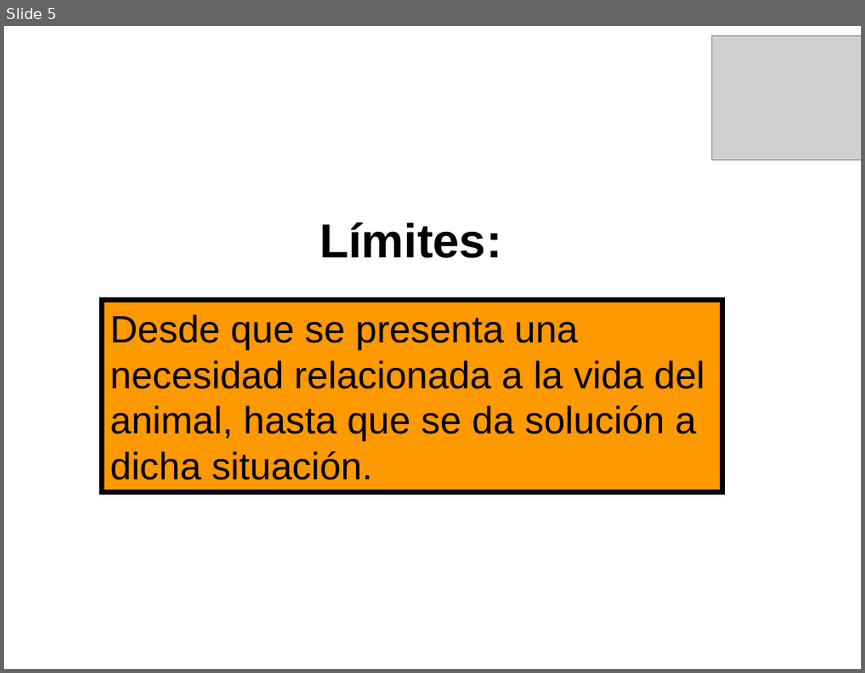
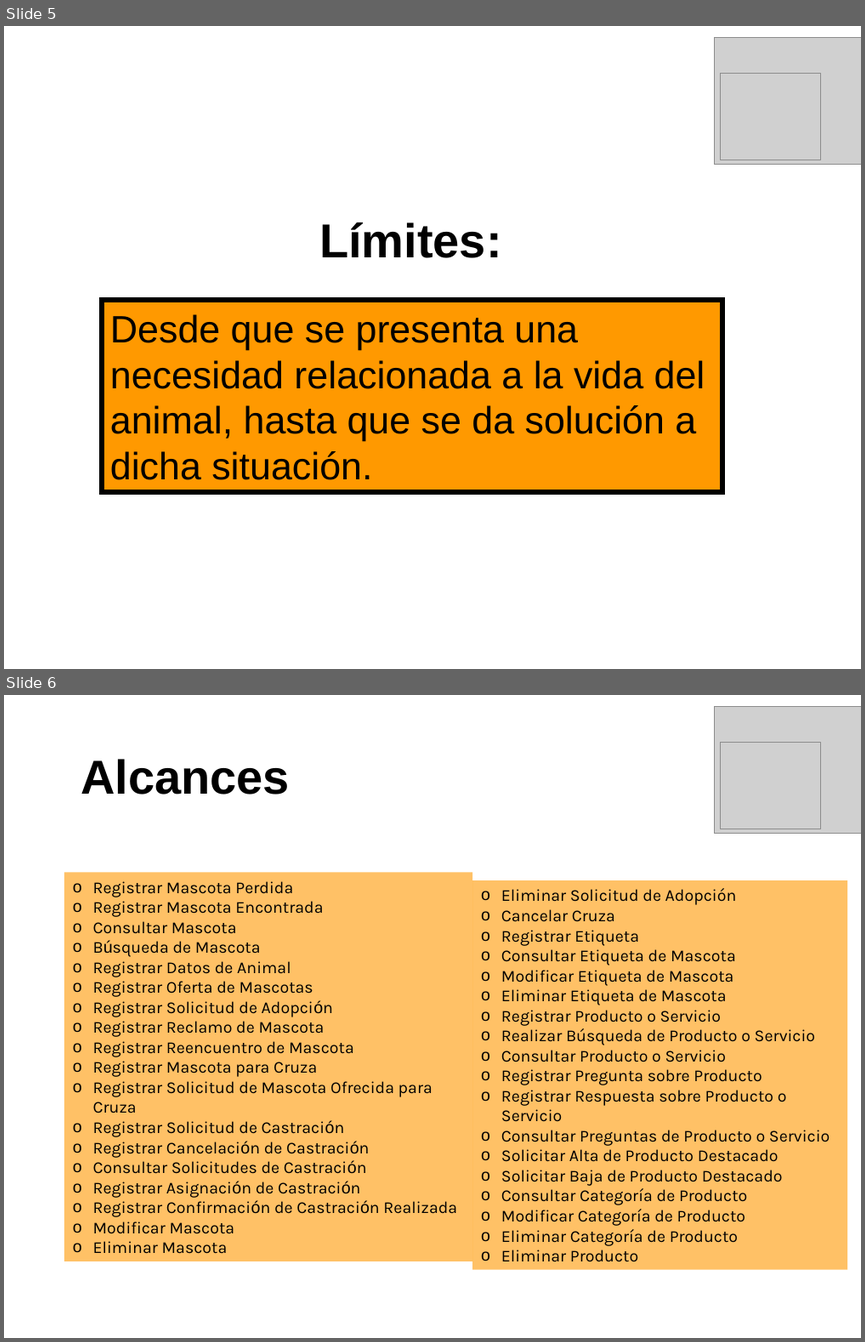
Before and after one commit to mauricioprado00/salud-mascotas, a slide deck: Producto/04-It_I/Presentación Primera Iteración.pps. Shown one above the other, each under a label of ours: slide 5 before the commit, slides 5 and 6 after it. The pictures are 865x673 and 865x1342 pixels, drawn with LibreOffice and Linux fonts; fonts in the diff are those of the drawing; grey boxes stand for pictures; background and template pictures are left out. Boxes give left, top, right and bottom in pixels: in the first picture for what was removed or moved away, otherwise in the second. Text is boxed around its words. In the diff, an @@ line names an element or a change of style, - is before the commit and + after.

```diff
--- a/Producto/04-It_I/Presentación Primera Iteración.pps
+++ b/Producto/04-It_I/Presentación Primera Iteración.pps
@@ slide 6 added at (4, 695, 861, 1338), background picture (left out) @@
@@ picture added at (715, 706, 861, 833) @@
@@ picture added at (721, 742, 821, 828) @@
@@ text added at (80, 759, 290, 794), 40 pt, text #000000, bold @@
+Alcances
@@ rectangle added at (64, 873, 472, 1261), fill #FF9900 at 60% opacity, 14 pt, text #000000 @@
+o Registrar Mascota Perdida
+o Registrar Mascota Encontrada
+o Consultar Mascota
+o Búsqueda de Mascota
+o Registrar Datos de Animal
+o Registrar Oferta de Mascotas
+o Registrar Solicitud de Adopción
+o Registrar Reclamo de Mascota
+o Registrar Reencuentro de Mascota
+o Registrar Mascota para Cruza
+o Registrar Solicitud de Mascota Ofrecida para Cruza
+o Registrar Solicitud de Castración
+o Registrar Cancelación de Castración
+o Consultar Solicitudes de Castración
+o Registrar Asignación de Castración
+o Registrar Confirmación de Castración Realizada
+o Modificar Mascota
+o Eliminar Mascota
@@ rectangle added at (472, 880, 847, 1269), fill #FF9900 at 60% opacity, 14 pt, text #000000 @@
+o Eliminar Solicitud de Adopción
+o Cancelar Cruza
+o Registrar Etiqueta
+o Consultar Etiqueta de Mascota
+o Modificar Etiqueta de Mascota
+o Eliminar Etiqueta de Mascota
+o Registrar Producto o Servicio
+o Realizar Búsqueda de Producto o Servicio
+o Consultar Producto o Servicio
+o Registrar Pregunta sobre Producto
+o Registrar Respuesta sobre Producto o Servicio
+o Consultar Preguntas de Producto o Servicio
+o Solicitar Alta de Producto Destacado
+o Solicitar Baja de Producto Destacado
+o Consultar Categoría de Producto
+o Modificar Categoría de Producto
+o Eliminar Categoría de Producto
+o Eliminar Producto
@@ slide 5 changed as well @@
@@ picture: place and size @@
-picture at (712, 36, 861, 159)
+picture at (715, 37, 861, 164)
@@ picture added at (721, 73, 821, 159) @@
```
Also in this commit, not shown: 6 other slides changed, 3 other slides added, 3 slides removed.
